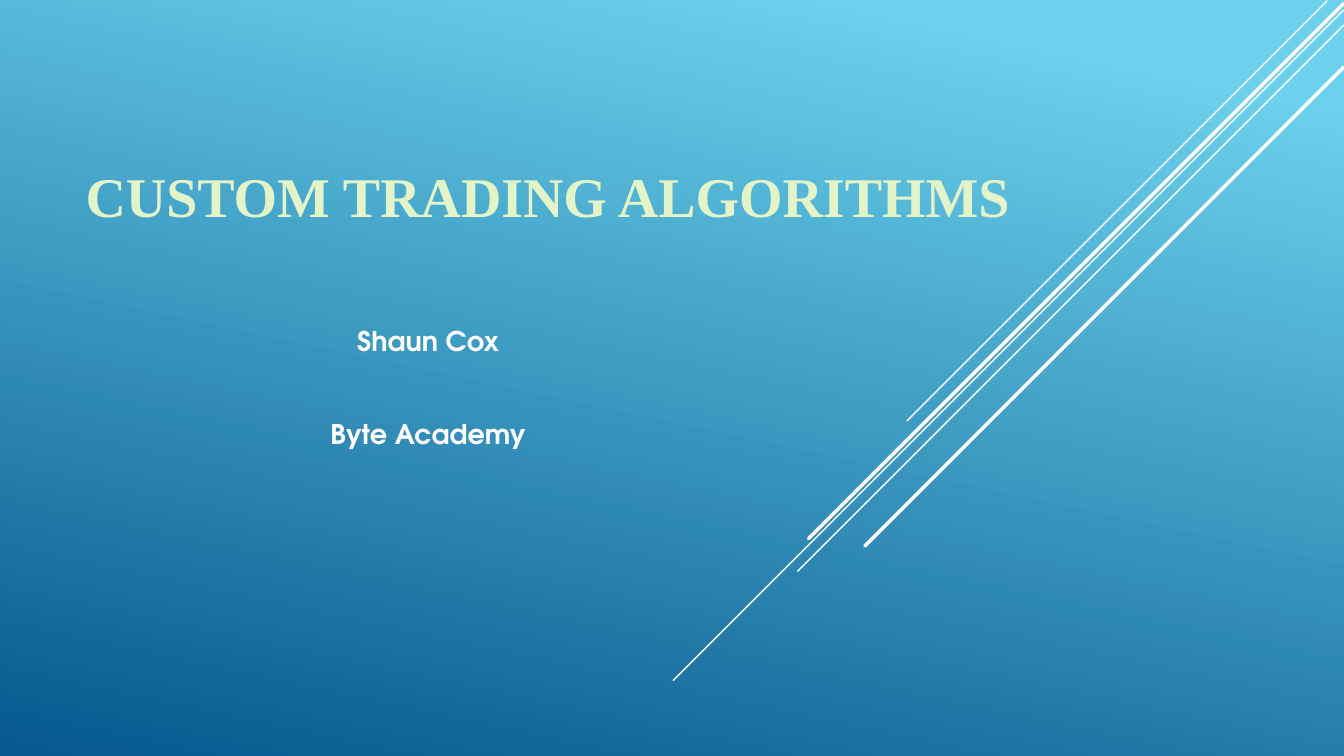
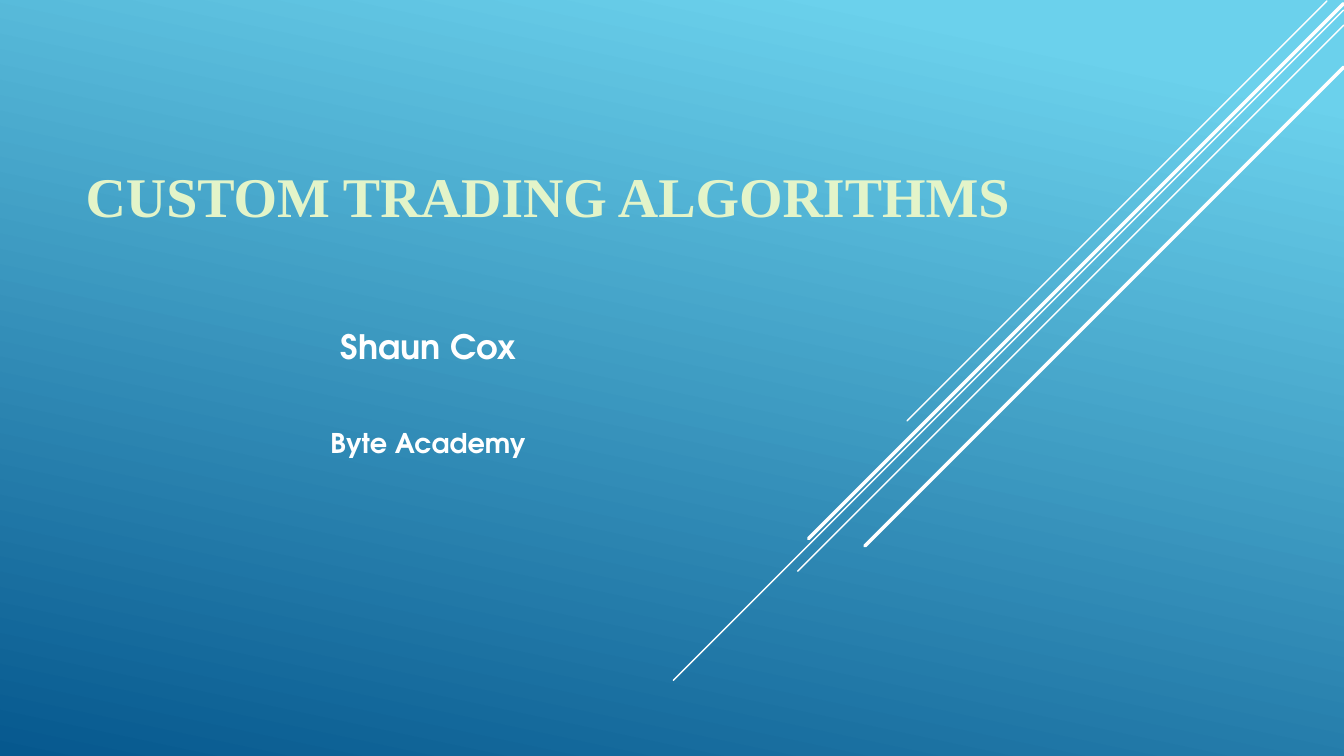
Before and after one commit to shaunc44/custom-trading-algorithms, a slide deck: slide 1 of FinalPresentation.pptx. Drawn at 1344x756 pixels with LibreOffice and Linux fonts; fonts in the diff are those of the drawing. Boxes give left, top, right and bottom in pixels: in the first picture for what was removed or moved away, otherwise in the second. Text is boxed around its words. In the diff, an @@ line names an element or a change of style, - is before the commit and + after.

```diff
--- a/FinalPresentation.pptx
+++ b/FinalPresentation.pptx
@@ subtitle at box(341, 333, 516, 360): size 19.4 to 24.1 pt in "Shaun Cox" @@
```
Also in this commit, not shown: 5 other slides changed, 1 slide added, 2 other files.
